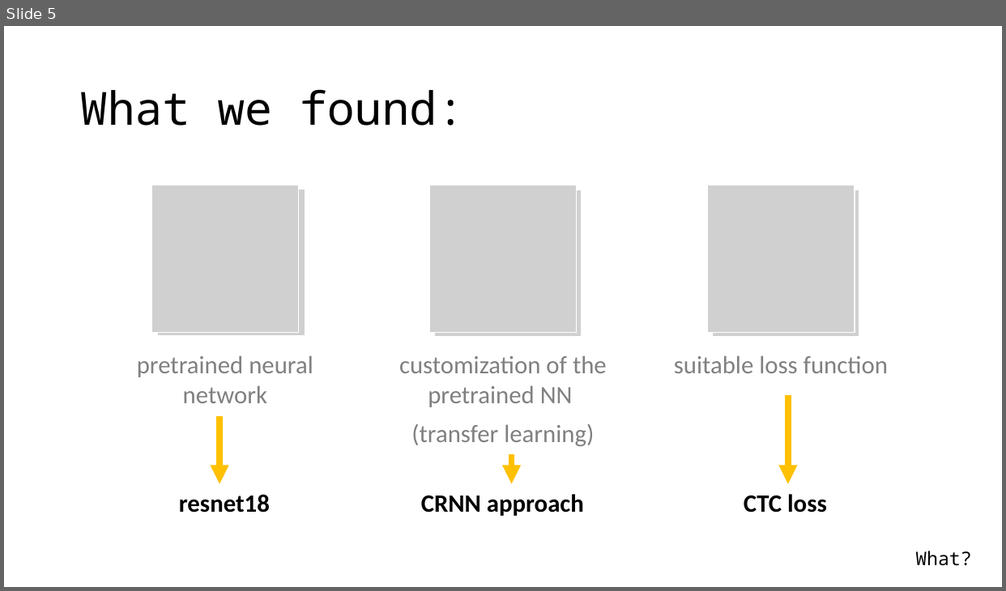
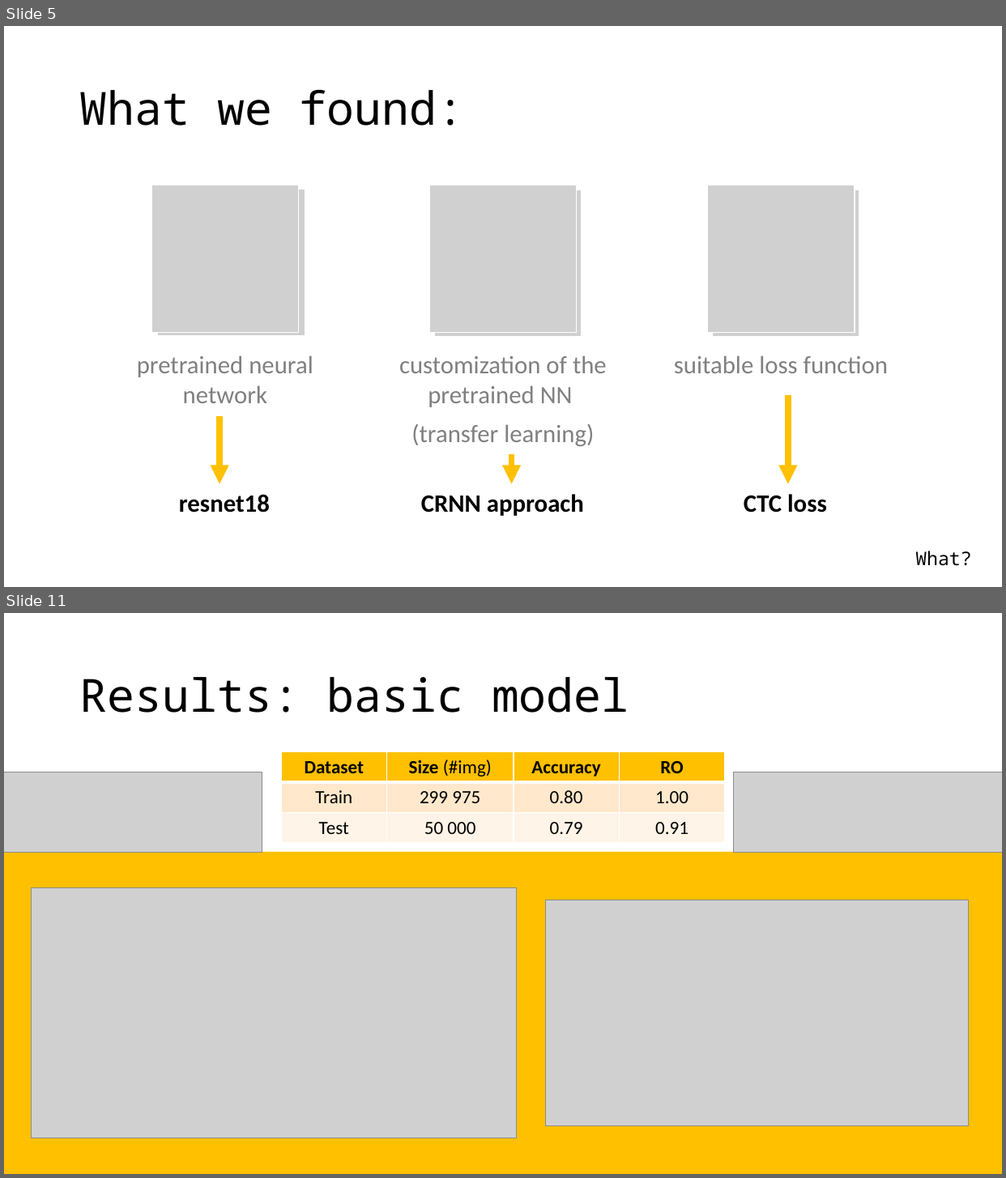
Before and after one commit to Strojove-uceni/final-projects-i_am_not_a_robot, a slide deck: presentation/Final_presentation_draft.pptx. Shown one above the other, each under a label of ours: slide 5 before the commit, slides 5 and 11 after it; the slides between them are not shown. The pictures are 1006x591 and 1006x1178 pixels, drawn with LibreOffice and Linux fonts; fonts in the diff are those of the drawing; grey boxes stand for pictures. Boxes give left, top, right and bottom in pixels: in the first picture for what was removed or moved away, otherwise in the second. Text is boxed around its words. In the diff, an @@ line names an element or a change of style, - is before the commit and + after.

```diff
--- a/presentation/Final_presentation_draft.pptx
+++ b/presentation/Final_presentation_draft.pptx
@@ slide 11 added at bbox=[4, 613, 1002, 1174], background #FFFFFF @@
@@ title added at bbox=[80, 677, 629, 713], 44 pt, text #000000 @@
+Results: basic model
@@ table added at bbox=[281, 752, 724, 844], 3 rows, 4 columns @@
+Dataset | Size (#img) | Accuracy | RO
+Train | 299 975 | 0.80 | 1.00
+Test | 50 000 | 0.79 | 0.91
@@ picture added at bbox=[4, 772, 262, 852] @@
@@ picture added at bbox=[734, 772, 1002, 852] @@
@@ rectangle added at bbox=[4, 852, 1002, 1174], fill #FFC000 @@
@@ picture added at bbox=[31, 888, 517, 1139] @@
@@ picture added at bbox=[546, 901, 969, 1126] @@
```
Also in this commit, not shown: 4 slides changed, 7 other slides added, 4 slides removed.
